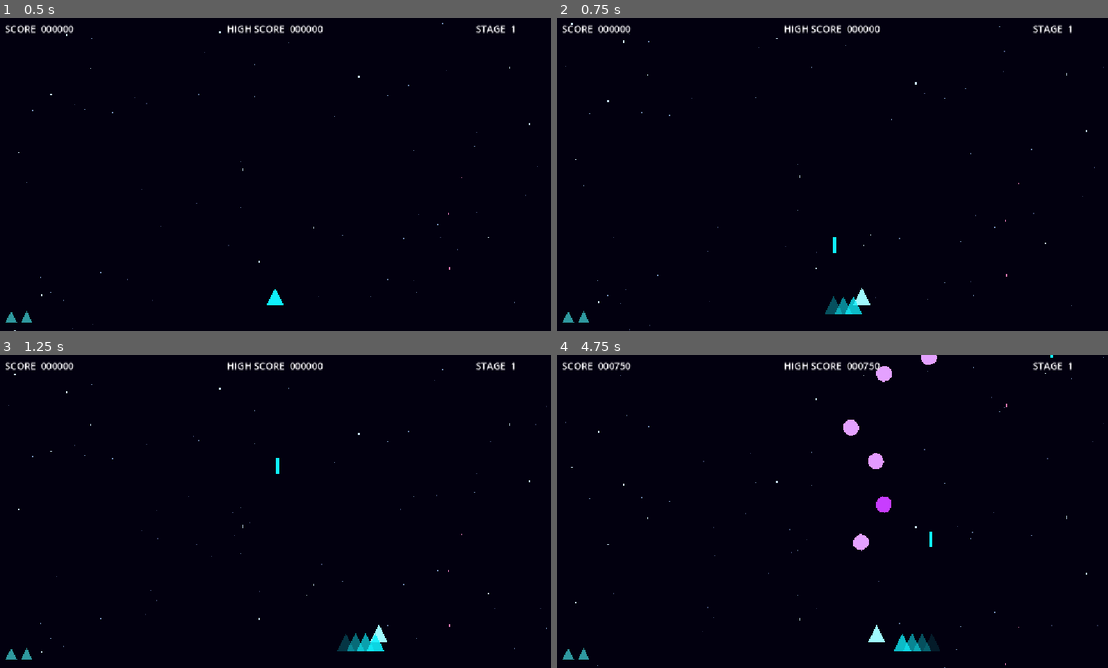
Above: before the commit, frames 1-4 (two rows, left to right).
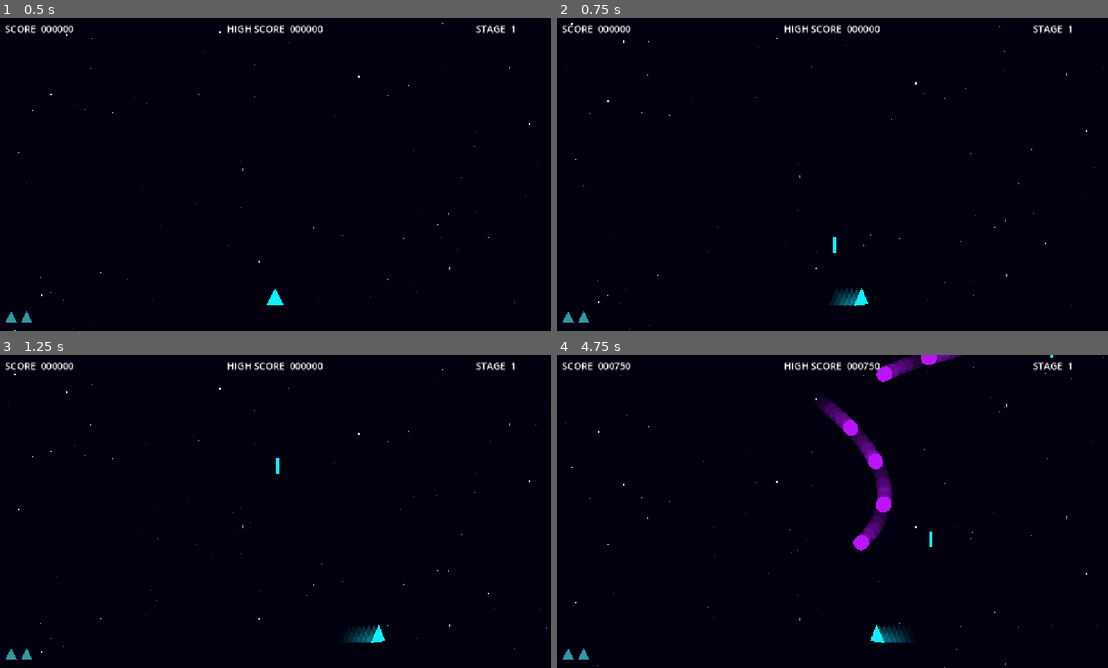
Above: after the commit, the same moments.

Repository: devbernardolopes/pew-pew-bubblegum
Game: Godot game, scene res://scenes/universe.tscn
Two runs of this game, one before a commit and one after it. Both use one fixed random seed, a clock stepped at 60 frames per second and the inputs below.
Inputs:
- Up to frame 1 (0.5 s): no input
- Up to frame 2 (0.75 s): hold Right (right) from 0.53 s (still down); hold X (fire) from 0.53 s (still down)
- Up to frame 3 (1.25 s): keep holding Right (right); keep holding X (fire)
- Up to frame 4 (4.75 s): release Right (right) at 1.28 s; release X (fire) at 1.28 s; hold Left (left) 1.28-2.03 s; tap X (fire) at 1.35, 2.85, 4.35 s; hold X (fire) 2.03-2.78 s; hold Right (right) 2.03-3.53 s; hold X (fire) 3.53-4.28 s; hold Left (left) from 3.53 s (still down)

Frame 1 is identical in both runs. In frame 2, 0.5% of the frame differs, in the area x 48-57%, y 86-95%; in frame 3, 0.5%; in frame 4, 2.6%, in the area x 47-74%, y 0-95%.

Commit message:
refactor(entity): geometric tilt via roll_polygon, fixed trail alignment, pulse to white

Diff:
--- a/resources/entities/foe_bow_tie.tres
+++ b/resources/entities/foe_bow_tie.tres
@@ -12,4 +12,6 @@
 score_value = 1250
 sound_profile = ExtResource("2_ov2ad")
 tilt_enabled = true
+trail_enabled = true
+fire_pulse_enabled = true
 metadata/_custom_type_script = "uid://cnpcyvxb0l32y"
--- a/resources/entities/foe_decagon.tres
+++ b/resources/entities/foe_decagon.tres
@@ -12,6 +12,8 @@
 explosion_scale = 0.35
 sound_profile = ExtResource("2_khctg")
 tilt_enabled = true
+trail_enabled = true
+fire_pulse_enabled = true
 tractor_beam_enabled = true
 tractor_beam_chance = 0.1
 tractor_beam_height = 192.0
--- a/resources/entities/foe_double_square.tres
+++ b/resources/entities/foe_double_square.tres
@@ -12,4 +12,6 @@
 score_value = 150
 sound_profile = ExtResource("2_hmy6p")
 tilt_enabled = true
+trail_enabled = true
+fire_pulse_enabled = true
 metadata/_custom_type_script = "uid://cnpcyvxb0l32y"
--- a/resources/entities/foe_h.tres
+++ b/resources/entities/foe_h.tres
@@ -10,4 +10,6 @@
 color = Color(1, 0, 1, 1)
 sound_profile = ExtResource("2_7qewd")
 tilt_enabled = true
+trail_enabled = true
+fire_pulse_enabled = true
 metadata/_custom_type_script = "uid://cnpcyvxb0l32y"
--- a/resources/entities/foe_kite.tres
+++ b/resources/entities/foe_kite.tres
@@ -12,4 +12,6 @@
 score_value = 350
 sound_profile = ExtResource("2_h65c1")
 tilt_enabled = true
+trail_enabled = true
+fire_pulse_enabled = true
 metadata/_custom_type_script = "uid://cnpcyvxb0l32y"
--- a/resources/entities/foe_star.tres
+++ b/resources/entities/foe_star.tres
@@ -13,4 +13,6 @@
 explosion_scale = 0.75
 sound_profile = ExtResource("2_dbyh7")
 tilt_enabled = true
+trail_enabled = true
+fire_pulse_enabled = true
 metadata/_custom_type_script = "uid://cnpcyvxb0l32y"
--- a/resources/entities/foe_trapezoid.tres
+++ b/resources/entities/foe_trapezoid.tres
@@ -13,4 +13,6 @@
 score_value = 200
 sound_profile = ExtResource("2_urp5c")
 tilt_enabled = true
+trail_enabled = true
+fire_pulse_enabled = true
 metadata/_custom_type_script = "uid://cnpcyvxb0l32y"
--- a/resources/entities/foe_triangle.tres
+++ b/resources/entities/foe_triangle.tres
@@ -10,5 +10,7 @@
 score_value = 100
 sound_profile = ExtResource("2_a18xr")
 tilt_enabled = true
+trail_enabled = true
+fire_pulse_enabled = true
 tractor_beam_open_duration = 4.0
 metadata/_custom_type_script = "uid://cnpcyvxb0l32y"
--- a/resources/entities/foe_turret.tres
+++ b/resources/entities/foe_turret.tres
@@ -11,4 +11,6 @@
 score_value = 2000
 sound_profile = ExtResource("2_sagfd")
 tilt_enabled = true
+trail_enabled = true
+fire_pulse_enabled = true
 metadata/_custom_type_script = "uid://cnpcyvxb0l32y"
--- a/resources/entities/hero_data.tres
+++ b/resources/entities/hero_data.tres
@@ -11,4 +11,5 @@
 sound_profile = ExtResource("2_o44k2")
 tilt_enabled = true
 trail_enabled = true
+fire_pulse_enabled = true
 metadata/_custom_type_script = "uid://cnpcyvxb0l32y"
--- a/resources/entity_data.gd
+++ b/resources/entity_data.gd
@@ -42,3 +42,21 @@
 @export var tractor_beam_pull_speed: float = 90.0
 ## Score awarded for killing a carrier whose ship was committed.
 @export var tractor_beam_rescue_bonus: int = 1000
+
+@export_group("Tilt")
+## Roll angle at full horizontal speed, in degrees.
+@export_range(0.0, 70.0, 0.5, "suffix:°") var tilt_max_angle: float = 35.0
+## How strongly the lowered wing shrinks and the raised wing grows.
+@export_range(0.0, 0.01, 0.0005) var tilt_perspective: float = 0.003
+## How quickly the roll follows the motion, per second (higher is snappier).
+@export_range(1.0, 40.0) var tilt_response: float = 14.0
+## Whether the collision polygon is deformed too. Off keeps the hitbox fixed.
+@export var tilt_affects_collision: bool = false
+
+@export_group("Trail")
+## Distance travelled between two ghosts, in pixels.
+@export_range(2.0, 64.0) var trail_spacing: float = 10.0
+## Seconds a ghost takes to fade out.
+@export_range(0.05, 1.0) var trail_lifetime: float = 0.25
+## Opacity of a ghost when it appears.
+@export_range(0.0, 1.0) var trail_alpha: float = 0.3
--- a/scripts/entity.gd
+++ b/scripts/entity.gd
@@ -47,7 +47,17 @@
 var externally_driven: bool = false
 ## Score multiplier (e.g. 2 while a foe is diving). Set by the brain.
 var score_multiplier: int = 1
-var _trail_timer: float = 0.0
+
+const TILT_STEPS: float = 24.0
+const TILT_DEADZONE: float = 0.04
+const TELEPORT_SPEED_FACTOR: float = 4.0
+
+var _base_points: PackedVector2Array = PackedVector2Array()
+var _tilt: float = 0.0
+var _tilt_applied: float = 0.0
+var _last_position: Vector2 = Vector2.ZERO
+var _motion_primed: bool = false
+var _trail_distance: float = 0.0
 
 
 func _ready() -> void:
@@ -73,38 +83,65 @@
 		return
 	if is_dead:
 		return
+	_update_motion_feedback(delta)
 	if capture_active or returning or externally_driven:
 		# Another node owns this entity's position (a capture, the fleet, a brain).
 		return
-	var dir: float = 0.0
+	var wants_fire: bool = false
 	if controller != null:
-		dir = controller.get_direction_h()
+		var dir: float = controller.get_direction_h()
 		position.x += dir * data.base_speed * speed_multiplier * delta
 		position.x = clampf(position.x,
 			Helpers.ENTITY_HALF_WIDTH * scale_aux,
 			get_viewport_rect().size.x - (Helpers.ENTITY_HALF_WIDTH * scale_aux))
-	else:
-		# Foes and other entities without a controller derive tilt direction from rotation
-		dir = cos(rotation - PI / 2.0)
-	drive(dir, controller != null and controller.wants_fire(), delta)
+		wants_fire = controller.wants_fire()
+	drive(wants_fire)
+
+
+func _update_motion_feedback(delta: float) -> void:
+	if delta <= 0.0 or visual == null:
+		return
+	var step: Vector2 = global_position - _last_position
+	_last_position = global_position
+	var top_speed: float = maxf(data.base_speed * speed_multiplier, 1.0)
+	var is_motion: bool = _motion_primed and absf(step.x) <= top_speed * TELEPORT_SPEED_FACTOR * delta
+	_motion_primed = true
+	if data.tilt_enabled:
+		var target: float = _tilt
+		if is_motion:
+			target = clampf(step.x / delta * cos(global_rotation) / top_speed, -1.0, 1.0)
+			if absf(target) < TILT_DEADZONE:
+				target = 0.0
+		_tilt += (target - _tilt) * (1.0 - exp(-data.tilt_response * delta))
+		_apply_tilt(false)
+	if data.trail_enabled and is_motion:
+		_trail_distance += step.length()
+		if _trail_distance >= data.trail_spacing:
+			_trail_distance = fmod(_trail_distance, data.trail_spacing)
+			_spawn_trail()
+
+
+## Rebuilds the polygons for the current roll, only when the quantized value
+## changed (or when [param force] is set).
+func _apply_tilt(force: bool) -> void:
+	if visual == null or _base_points.is_empty():
+		return
+	var quantized: float = roundf(_tilt * TILT_STEPS) / TILT_STEPS
+	if not force and is_equal_approx(quantized, _tilt_applied):
+		return
+	_tilt_applied = quantized
+	var points: PackedVector2Array = _base_points
+	if quantized != 0.0:
+		points = Helpers.roll_polygon(
+			_base_points, deg_to_rad(data.tilt_max_angle) * quantized, data.tilt_perspective)
+	visual.polygon = points
+	if data.tilt_affects_collision and collision != null:
+		collision.set_deferred(&"polygon", points)
 
 
 ## Applies this frame's facing feedback and firing. [Fleet] calls it for the
 ## ships it owns, which have no controller of their own.
-func drive(dir: float, wants_fire: bool, delta: float) -> void:
-	if data == null or visual == null:
-		return
-	# Update tilt shader uniform based on horizontal direction
-	if data.tilt_enabled and visual.material != null:
-		var mat: ShaderMaterial = visual.material as ShaderMaterial
-		if mat != null:
-			mat.set_shader_parameter("tilt_amount", dir)
-			mat.set_shader_parameter("glow_amount", clampf(absf(dir) * 2.0, 0.0, 1.0))
-	if data.trail_enabled:
-		_trail_timer -= delta
-		if absf(dir) > 0.01 and _trail_timer <= 0.0:
-			_trail_timer = 0.06
-			_spawn_trail(dir)
+func drive(wants_fire: bool) -> void:
 	if wants_fire and weapon != null:
 		weapon.fire()
 
@@ -225,6 +262,7 @@
 	if not data or not collision:
 		return
 	var points: PackedVector2Array = Helpers.get_polygon(data.visual)
+	_base_points = points
 	collision.set_deferred("polygon", points)
 	visual.polygon = points
 	collision.scale = Vector2.ONE * scale_aux
@@ -234,21 +272,11 @@
 	collision.position = Vector2.ONE * Helpers.ENTITY_HALF_WIDTH * scale_aux * -1.0
 	visual.position = Vector2.ONE * Helpers.ENTITY_HALF_WIDTH * scale_aux * -1.0
 	visual.color = data.color
-	#visual.texture = preload("res://resources/textures/curve_texture_01.tres")
 	if data.tilt_enabled:
-		if visual.material == null or visual.material.get_shader() == null:
-			var shader_mat: ShaderMaterial = ShaderMaterial.new()
-			shader_mat.shader = preload("res://shaders/tilt_shader.gdshader")
-			#shader_mat.shader = preload("res://shaders/shine_sweep.gdshader")
-			#shader_mat.set_shader_parameter("shine_color", Color.BLUE)
-			#shader_mat.set_shader_parameter("width", 0.16)
-			#shader_mat.set_shader_parameter("angle", 0.025)
-			#shader_mat.set_shader_parameter("progress", 0.0)
-
-			visual.material = shader_mat
+		_apply_tilt(true)
 	else:
-		if visual.material != null and visual.material.get_shader() != null:
-			visual.material = null
+		_tilt = 0.0
+		_tilt_applied = 0.0
 	_apply_layers()
 
 
@@ -331,19 +359,25 @@
 	player.finished.connect(func() -> void: player.queue_free())
 
 
-func _spawn_trail(dir: float) -> void:
-	if not is_instance_valid(self) or is_queued_for_deletion():
+## Leaves a fading copy of the current shape right behind this entity.
+func _spawn_trail() -> void:
+	var parent: Node = get_parent()
+	if parent == null or visual == null:
 		return
 	var ghost: Polygon2D = Polygon2D.new()
-	if visual != null:
-		ghost.polygon = visual.polygon
-		ghost.color = data.color
-		ghost.scale = visual.scale
-		ghost.position = global_position + Vector2(20, 0) * -sign(dir)
-	get_tree().current_scene.add_child(ghost)
+	ghost.polygon = visual.polygon
+	ghost.color = visual.color
+	# Not frozen with the rest of $Entities while a rescued ship flies home.
+	ghost.process_mode = Node.PROCESS_MODE_ALWAYS
+	parent.add_child(ghost)
+	# Draw it just behind this entity, not on top of everything.
+	parent.move_child(ghost, get_index())
+	# Same transform as the visual, so it lines up exactly (offset, scale, rotation).
+	ghost.global_transform = visual.global_transform
+	ghost.modulate.a = data.trail_alpha
 	var tween: Tween = ghost.create_tween()
-	tween.tween_property(ghost, ^"modulate:a", 0.0, 0.3)
-	tween.tween_callback(Callable(ghost.queue_free))
+	tween.tween_property(ghost, ^"modulate:a", 0.0, data.trail_lifetime).set_ease(Tween.EASE_OUT)
+	tween.tween_callback(ghost.queue_free)
 
 
 func _pulse_fire() -> void:
@@ -351,7 +385,7 @@
 		return
 	var pulse_tween: Tween = create_tween()
 	pulse_tween.tween_property(visual, ^"modulate", Color(2.0, 2.0, 2.0), 0.05)
-	pulse_tween.tween_property(visual, ^"modulate", data.color, 0.15)
+	pulse_tween.tween_property(visual, ^"modulate", Color.WHITE, 0.15)
 
 
 ## Plays the feedback of a shot: the sprite pulse, plus the camera shake when
--- a/scripts/fleet.gd
+++ b/scripts/fleet.gd
@@ -78,7 +78,7 @@
 		_place(_clamped_x(leader.global_position.x + dir * speed * delta))
 	for ship: Entity in ships:
 		if is_instance_valid(ship):
-			ship.drive(dir, wants_fire, delta)
+			ship.drive(wants_fire)
 
 
 func _exit_tree() -> void:
--- a/scripts/statics/helpers.gd
+++ b/scripts/statics/helpers.gd
@@ -179,6 +179,24 @@
 	return get_game_size().x
 
 
+## Returns [param points] (in the 0..ENTITY_WIDTH box) deformed as if the shape
+## rolled by [param angle] radians around its vertical centre line, seen from
+## above with a weak perspective of strength [param perspective].
+static func roll_polygon(points: PackedVector2Array, angle: float, perspective: float) -> PackedVector2Array:
+	var result: PackedVector2Array = PackedVector2Array()
+	result.resize(points.size())
+	var center: Vector2 = Vector2.ONE * ENTITY_HALF_WIDTH
+	var cos_a: float = cos(angle)
+	var sin_a: float = sin(angle)
+	for i: int in points.size():
+		var p: Vector2 = points[i] - center
+		# Positive depth is away from the camera: the lowered wing.
+		var depth: float = p.x * sin_a
+		var factor: float = 1.0 / maxf(1.0 + depth * perspective, 0.2)
+		result[i] = center + Vector2(p.x * cos_a, p.y) * factor
+	return result
+
+
 static func get_game_height() -> float:
 	# The editor viewport is not the game viewport, so read the project setting.
 	return get_game_size().y
--- a/shaders/tilt_shader.gdshader
+++ /dev/null
@@ -1,12 +0,0 @@
-shader_type canvas_item;
-
-uniform float tilt_amount : hint_range(-1.0, 1.0) = 0.0;
-uniform float glow_amount : hint_range(0.0, 2.0) = 0.0;
-
-void fragment() {
-	vec2 skewed_uv = UV;
-	skewed_uv.x += tilt_amount * (UV.y - 0.5);
-	vec4 base_color = texture(TEXTURE, skewed_uv) * COLOR;
-	COLOR = base_color;
-	COLOR.rgb = mix(COLOR.rgb, vec3(1.0), glow_amount * 0.6);
-}
Not shown, removed: shaders/tilt_shader.gdshader.uid
Not shown, changed: AGENTS.md
